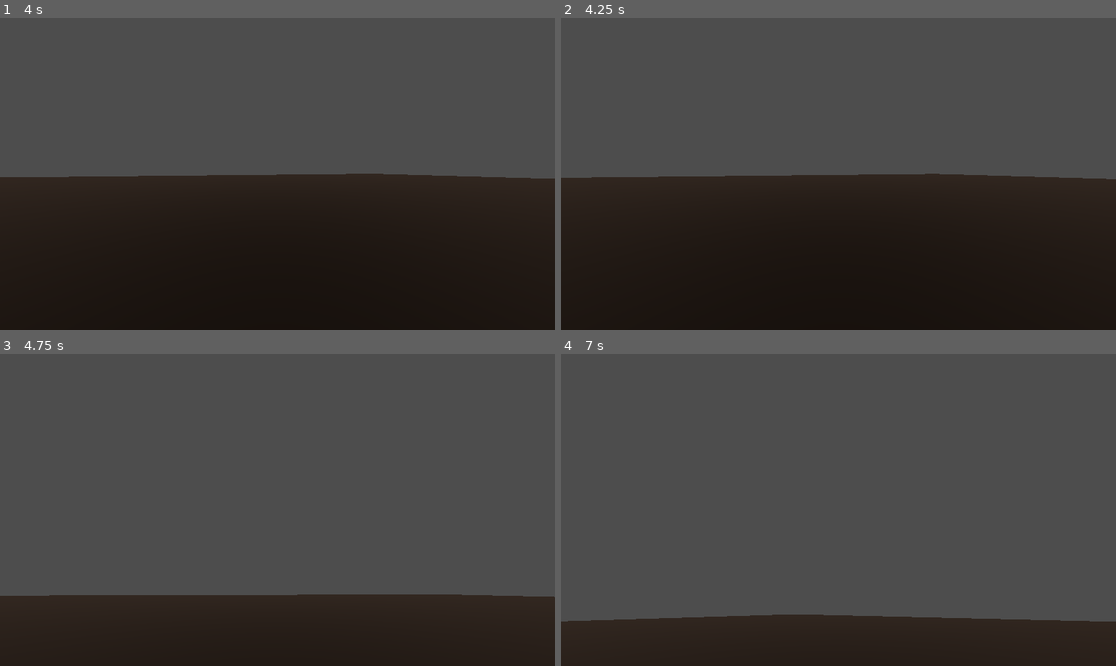
Above: before the commit, frames 1-4 (two rows, left to right).
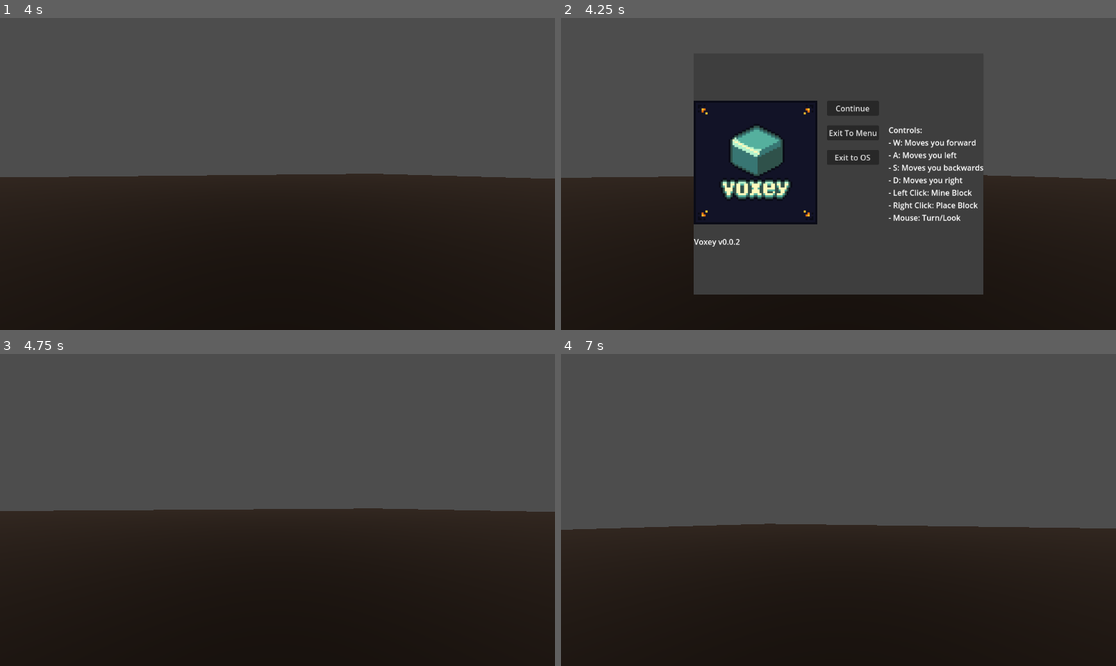
Above: after the commit, the same moments.

Repository: Hacknique/Novora
Game: Godot game, scene res://scenes/World/World.tscn
Two runs of this game, one before a commit and one after it. Both use one fixed random seed, a clock stepped at 60 frames per second and the inputs below. This scene is started directly instead of the project's main scene.
Inputs (mouse positions are in pixels of both pictures, inside the frame that each line leads up to):
- Up to frame 1 (4 s): tap Enter at 0.5, 2 s; move the mouse to (305, 174) at 0.52 s; hold Ctrl (p_crouch) 0.53-1.28 s; hold W (p_forward) from 0.53 s (still down); tap Space (p_jump) at 0.77, 1.07, 1.25, 1.52, 1.55, 1.82, 3.02, 3.32, 3.77, 3.8 s; tap Shift (p_sprint) at 0.8, 1.35, 3.05 s; move the mouse to (249, 174) at 1.27 s; move the mouse to (288, 167) at 2.02 s; hold Space (p_jump) 2.03-2.78 s; tap Ctrl (p_crouch) at 2.3, 2.85 s; move the mouse to (271, 180) at 2.77 s; move the mouse to (316, 177) at 3.52 s; hold Shift (p_sprint) from 3.53 s (still down)
- Up to frame 2 (4.25 s): keep holding W (p_forward); keep holding Shift (p_sprint); tap Space (p_jump) at 4.07 s; tap Escape (ui_cancel) at 4.15 s
- Up to frame 3 (4.75 s): release W (p_forward) at 4.25 s; release Shift (p_sprint) at 4.25 s; click (294, 444) at 4.25 s, where only the run after the commit has a clickable "Continue"
- Up to frame 4 (7 s): tap Space (p_jump) at 5, 5.27, 5.57, 6.6, 6.77 s; move the mouse to (672, 463) at 5.02 s; hold A (p_left) 5.03-5.78 s; tap Ctrl (p_crouch) at 5.1 s; move the mouse to (866, 510) at 5.77 s; hold S (p_backward) 5.78-6.53 s; hold Shift (p_sprint) 5.78-6.53 s; move the mouse to (755, 432) at 6.52 s; hold D (p_right) from 6.53 s (still down)

Frame 1 is identical in both runs. In frame 2, 25% of the frame differs, in the area x 23-77%, y 26-89%; in frame 3, 27%; in frame 4, 29%, in the area x 0-100%, y 54-86%.

Commit message:
Added back the pause menu.

Diff:
--- a/scenes/World/UserInterface/EscapeMenu.tscn
+++ b/scenes/World/UserInterface/EscapeMenu.tscn
@@ -5,7 +5,6 @@
 [ext_resource type="Script" path="res://scripts/World/UserInterface/EscapeMenu/Options/ExitToMenuBtn.gd" id="4_smt7r"]
 
 [sub_resource type="CompressedTexture2D" id="CompressedTexture2D_45lgq"]
-load_path = "res://.godot/imported/icon.svg-218a8f2b3041327d8a5756f3a245f83b.ctex"
 
 [sub_resource type="GDScript" id="GDScript_4xgrh"]
 script/source = "extends TextureRect
@@ -20,6 +19,7 @@
 
 
 func _on_pressed():
+	Input.set_mouse_mode(Input.MOUSE_MODE_CAPTURED)
 	self.get_parent().get_parent().get_parent().get_parent().queue_free()
 "
 
--- a/scripts/Objects/Player.gd
+++ b/scripts/Objects/Player.gd
@@ -20,44 +20,57 @@
 @onready var neck: Node3D = self.get_node("CharacterBody3D/CameraPivot")
 @onready var eyes: Camera3D = self.get_node("CharacterBody3D/CameraPivot/Camera3D")
 
+# Preload the escape menu scene
+var escape_menu_scene = preload("res://scenes/World/UserInterface/EscapeMenu.tscn")
+var escape_menu_instance = null
+
+func toggle_escape_menu():
+	if !escape_menu_instance:
+		# Instance and add the escape menu to the scene
+		Input.set_mouse_mode(Input.MOUSE_MODE_VISIBLE)
+		escape_menu_instance = escape_menu_scene.instantiate()
+		self.add_child(escape_menu_instance)
+	else:
+		# If already present, free the instance and set the variable to null
+		Input.set_mouse_mode(Input.MOUSE_MODE_CAPTURED)
+		escape_menu_instance.queue_free()
+		escape_menu_instance = null
+
 func _ready():
-    Input.mouse_mode = Input.MOUSE_MODE_CAPTURED
+	Input.mouse_mode = Input.MOUSE_MODE_CAPTURED
 
 func _process(delta):
-    if Input.is_action_just_pressed("ui_cancel"):
-        match (Input.mouse_mode):
-            Input.MOUSE_MODE_CAPTURED:
-                Input.mouse_mode = Input.MOUSE_MODE_VISIBLE
-            _:
-                Input.mouse_mode = Input.MOUSE_MODE_CAPTURED
+	if Input.is_action_just_pressed("ui_cancel"):
+		toggle_escape_menu()
+
 
 func _physics_process(delta):
-    self.body.move_and_slide()
+	self.body.move_and_slide()
 
-    if Input.is_action_pressed("p_sprint"):
-        self._movement_speed = self._speed_sprint
-    elif Input.is_action_pressed("p_crouch"):
-        self._movement_speed = self._speed_crouch
-    else:
-        self._movement_speed = self._speed_walk
+	if Input.is_action_pressed("p_sprint"):
+		self._movement_speed = self._speed_sprint
+	elif Input.is_action_pressed("p_crouch"):
+		self._movement_speed = self._speed_crouch
+	else:
+		self._movement_speed = self._speed_walk
 
-    if not self.body.is_on_floor():
-        self.body.velocity.y += (-self._gravity * 2) * delta
+	if not self.body.is_on_floor():
+		self.body.velocity.y += (-self._gravity * 2) * delta
 
-    if Input.is_action_pressed("p_jump") and self.body.is_on_floor():
-        self.body.velocity.y = _jump_force
+	if Input.is_action_pressed("p_jump") and self.body.is_on_floor():
+		self.body.velocity.y = _jump_force
 
-    var input_dir = Input.get_vector("p_left", "p_right", "p_forward", "p_backward")
-    var direction = (self.body.transform.basis * Vector3(input_dir.x, 0, input_dir.y)).normalized()
-    if direction:
-        self.body.velocity.x = direction.x * _movement_speed
-        self.body.velocity.z = direction.z * _movement_speed
-    else:
-        self.body.velocity.x = 0
-        self.body.velocity.z = 0
+	var input_dir = Input.get_vector("p_left", "p_right", "p_forward", "p_backward")
+	var direction = (self.body.transform.basis * Vector3(input_dir.x, 0, input_dir.y)).normalized()
+	if direction:
+		self.body.velocity.x = direction.x * _movement_speed
+		self.body.velocity.z = direction.z * _movement_speed
+	else:
+		self.body.velocity.x = 0
+		self.body.velocity.z = 0
 
 func _input(event):
-    if event is InputEventMouseMotion:
-        self.body.rotate_y(deg_to_rad(-event.relative.x * _mouse_sensitivity))
-        self.neck.rotate_x(deg_to_rad(-event.relative.y * _mouse_sensitivity))
-        self.neck.rotation.x = clampf(self.neck.rotation.x, deg_to_rad(-89), deg_to_rad(89))
+	if event is InputEventMouseMotion and !escape_menu_instance:
+		self.body.rotate_y(deg_to_rad(-event.relative.x * _mouse_sensitivity))
+		self.neck.rotate_x(deg_to_rad(-event.relative.y * _mouse_sensitivity))
+		self.neck.rotation.x = clampf(self.neck.rotation.x, deg_to_rad(-89), deg_to_rad(89))
Not shown: 1 places in scenes/Objects/Player3D.tscn that only renumber resources
Not shown: 1 places in scenes/Objects/PlayerOld.tscn that only renumber resources
Not shown: 1 places in scenes/World/World.tscn that only renumber resources
